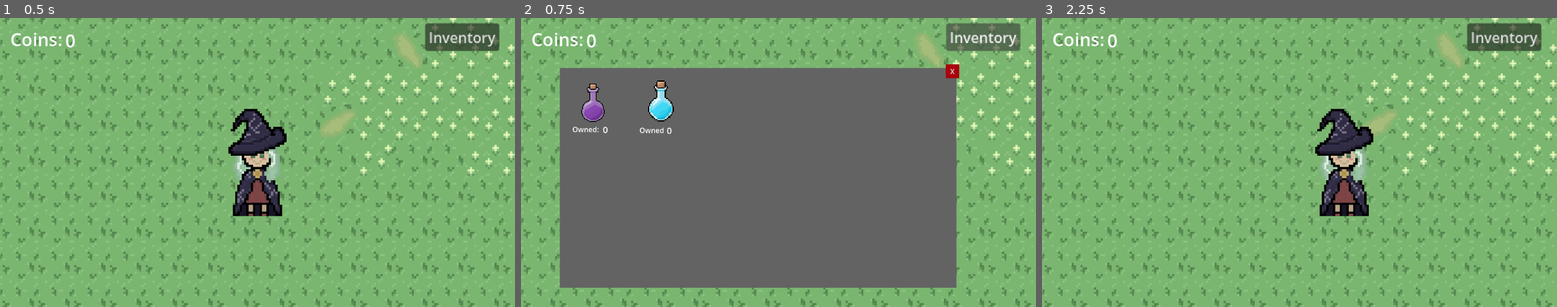
Above: before the commit, frames 1-3 (left to right).
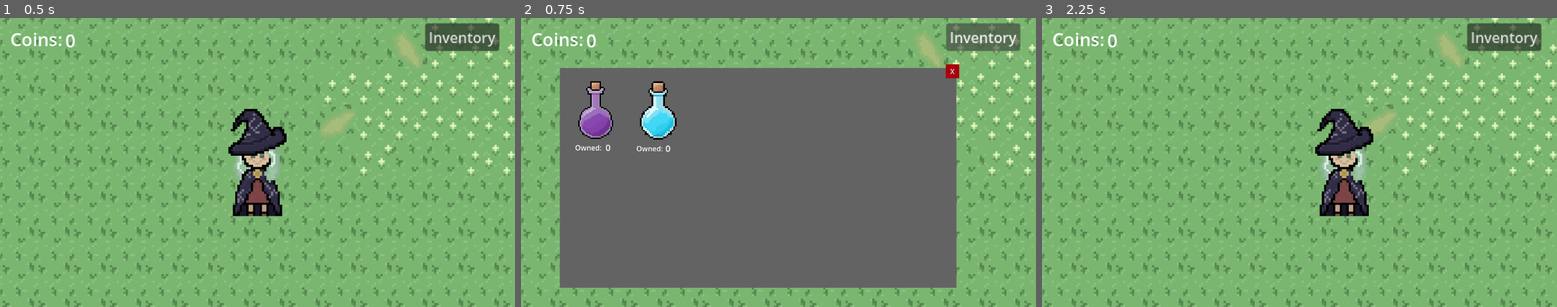
Above: after the commit, the same moments.

Repository: knguyen3-skl/github_tut
Game: Godot game, scene res://scenes/level.tscn
Same seed, same stepped clock (60 frames per second), same inputs: the game is played once before the commit and once after it.
Inputs:
- Up to frame 1 (0.5 s): no input
- Up to frame 2 (0.75 s): click "Inventory" at 0.5 s
- Up to frame 3 (2.25 s): click "X" at 1.25 s; tap Enter at 2 s; hold Right (ui_right) from 2.03 s (still down); hold E from 2.03 s (still down)

Frame 1 is identical in both runs. In frame 2, 1.9% of the frame differs, in the area x 10-31%, y 21-47%; in frame 3, nothing differs.

Commit message:
brewing bug fixed

Diff:
--- a/witchery/scenes/inventory.tscn
+++ b/witchery/scenes/inventory.tscn
@@ -16,25 +16,25 @@
 blue_potion = NodePath("Label4")
 
 [node name="PotionPurpleTech" type="Sprite2D" parent="." unique_id=1004625745]
-position = Vector2(74, 75)
-scale = Vector2(2, 2)
+position = Vector2(80, 90)
+scale = Vector2(3, 3)
 texture = ExtResource("1_qw0r6")
 
 [node name="Label" type="Label" parent="." unique_id=690783154]
 layout_mode = 0
-offset_left = 96.0
-offset_top = 124.0
-offset_right = 108.0
-offset_bottom = 152.0
+offset_left = 102.0
+offset_top = 164.0
+offset_right = 114.0
+offset_bottom = 192.0
 theme_override_font_sizes/font_size = 20
 text = "0"
 
 [node name="Label2" type="Label" parent="." unique_id=784552579]
 layout_mode = 0
-offset_left = 28.0
-offset_top = 126.0
-offset_right = 88.0
-offset_bottom = 149.0
+offset_left = 34.0
+offset_top = 167.0
+offset_right = 94.0
+offset_bottom = 190.0
 text = "Owned:"
 
 [node name="Button" type="Button" parent="." unique_id=335999504]
@@ -47,24 +47,24 @@
 text = "X"
 
 [node name="PotionTech" type="Sprite2D" parent="." unique_id=1201370349]
-position = Vector2(226, 70)
-scale = Vector2(2.625, 2.625)
+position = Vector2(220, 90)
+scale = Vector2(3.74375, 3.7437499)
 texture = ExtResource("3_ty45s")
 
 [node name="Label3" type="Label" parent="." unique_id=1134718666]
 layout_mode = 0
-offset_left = 178.0
-offset_top = 128.0
-offset_right = 235.0
-offset_bottom = 151.0
-text = "Owned"
+offset_left = 171.0
+offset_top = 169.0
+offset_right = 231.0
+offset_bottom = 192.0
+text = "Owned:"
 
 [node name="Label4" type="Label" parent="." unique_id=746797733]
 layout_mode = 0
-offset_left = 239.0
-offset_top = 126.0
-offset_right = 279.0
-offset_bottom = 154.0
+offset_left = 236.0
+offset_top = 166.0
+offset_right = 276.0
+offset_bottom = 194.0
 theme_override_font_sizes/font_size = 20
 text = "0"
 
--- a/witchery/scripts/cauldron.gd
+++ b/witchery/scripts/cauldron.gd
@@ -21,6 +21,8 @@
 		brewing.get_child(9).hide()
 		brewing.get_child(10).hide()
 		brewing.get_child(11).hide()
+		brewing.get_child(12).hide()
+		brewing.get_child(8).show()
 		brewing.get_child(4).show()
 		brewing.get_child(5).show()
 		brewing.get_child(6).show()
